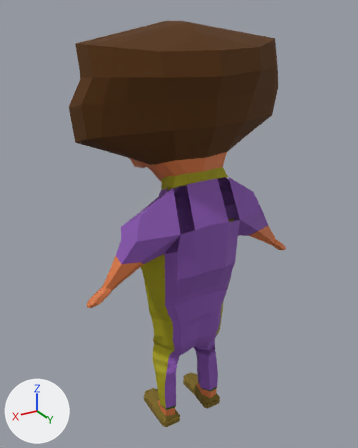
The FBX model PrototypeLogicGame/Assets/Sprites/3D_FBX/Character/Hero(small).fbx, before and after one commit.
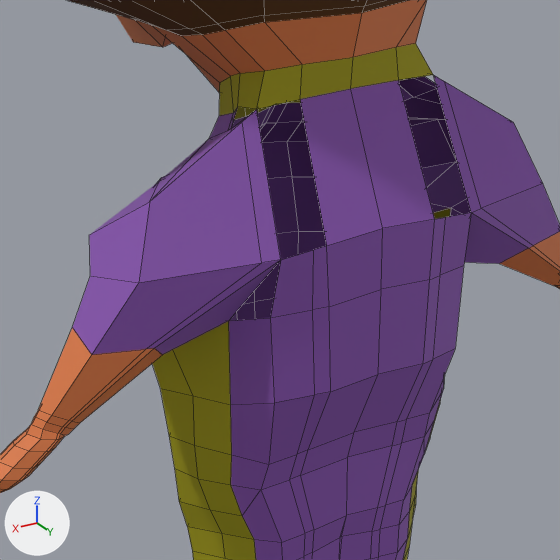
There are two pictures of each version: one whole from a camera (50 mm lens) standing at (3.66, 5.76, 6.12) and looking at (-0.03, -0.37, 3.05), one close up on the part from 26% to 75% of the width and 34% to 73% of the height. Arrows for +X, +Y and +Z are at lower left; the lights stay in place. The close-ups show mesh edges as thin lines. Where no turn or scale is listed for an object, it has been applied to the vertices. Vertices at the same position are counted once.

Objects in the first close-up: 'Hero'.
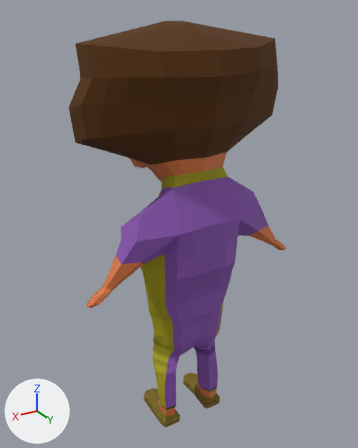
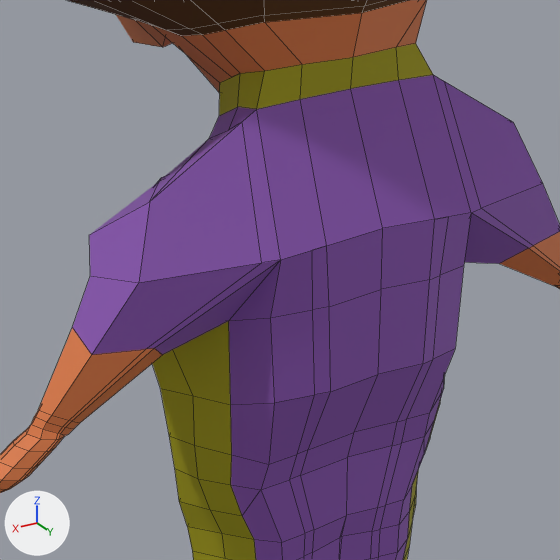
Changed parts and their boxes [x1, y1, x2, y2] in the close-ups (560 x 560 px; the box of a moved part takes in the faces that stretch with it):
part 1 of me_окружность_002, moved or reshaped: before [153, 26, 471, 318]; after [153, 26, 471, 321]

What changed in the scene script:
```text
Change me_окружность_002:
    used by ob_hero; location = (0.446, -0.01, 1.979)
    remove me_окружность_002.from_pydata(...)  # 982 vertices, 984 faces; spans x -2.22..1.33, y -1.22..0.7, z -2.36..4.02
    add me_окружность_002.from_pydata(...)  # 980 vertices, 986 faces; spans x -2.22..1.33, y -1.22..0.7, z -2.36..4.02
    me_окружность_002 part 1
    4 vertices are removed from x -0.99..0.1, y 0.03..0.23, z 1.86..2.02
    9 faces are deleted
    2 vertices move from x -0.79..-0.1, y 0.57, z 1.39 to x -0.81..-0.09, y 0.57, z 1.39
    2 vertices are added at (-0.02, 0.02, 2.02), (-0.98, 0.23, 1.87)
    8 new faces join them, mat_костюм_осн__цвет (purple #8853b0)
    1 new face joins them, mat_костюм_доп__цвет (yellow #a19a04)
    2 new faces join them, mat_кожа (orange #da7741)
```
